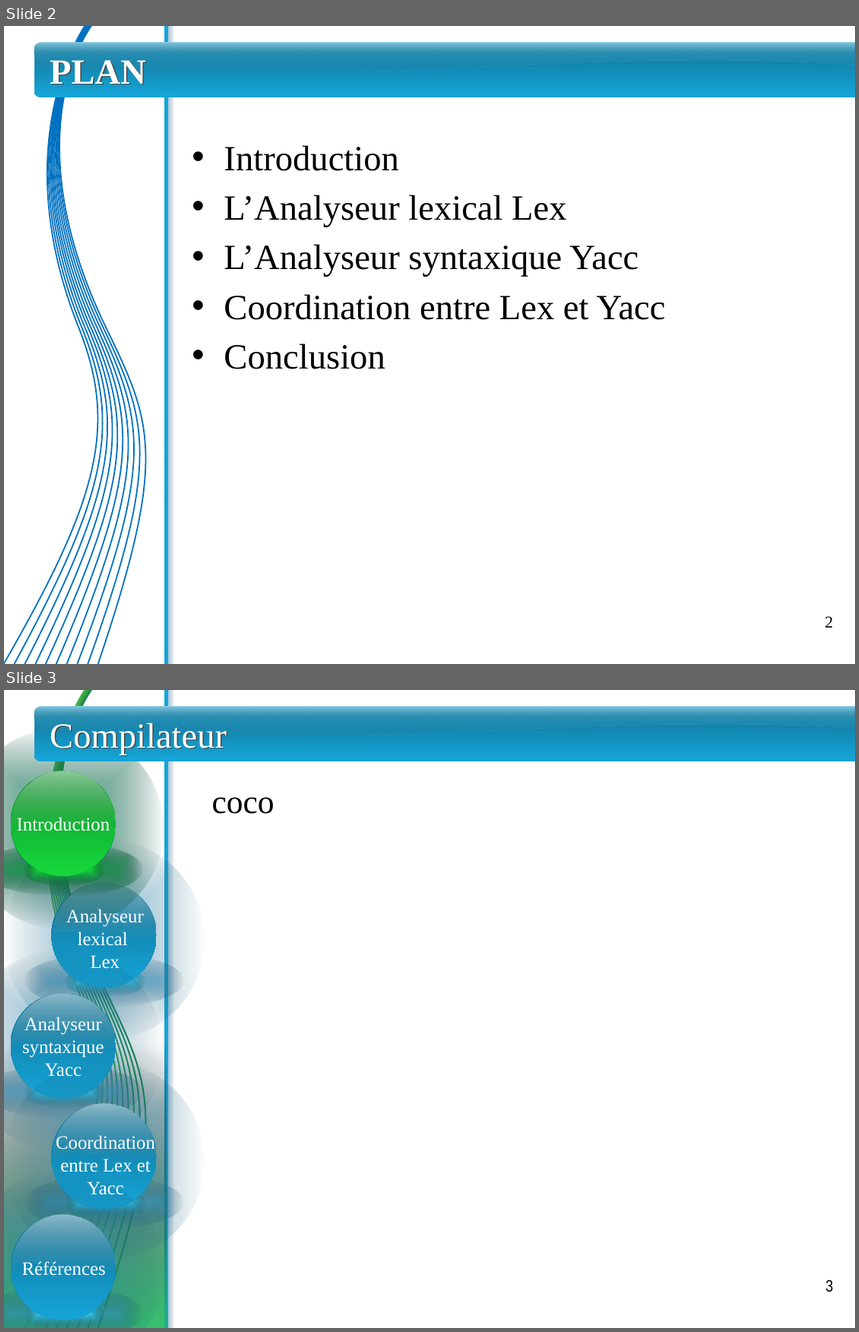
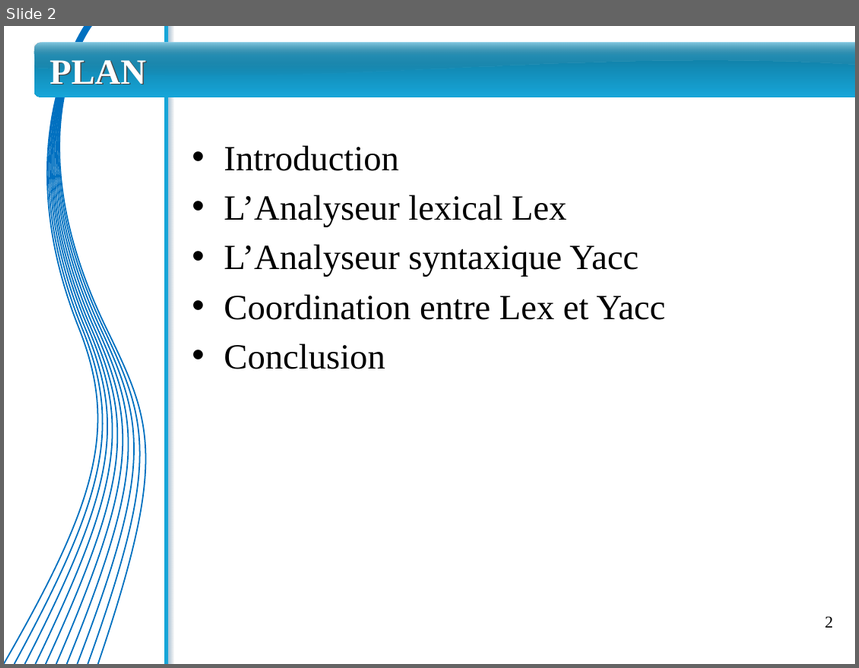
Before and after one commit to sarrabenbrahim/team-war, a slide deck: PFE/Presentation/presentation - Jaafar.pptx. Shown one above the other, each under a label of ours: slides 2 and 3 before the commit, slide 2 after it. The pictures are 859x1332 and 859x668 pixels, drawn with LibreOffice and Linux fonts; fonts in the diff are those of the drawing. Boxes give left, top, right and bottom in pixels: in the first picture for what was removed or moved away, otherwise in the second. Text is boxed around its words. In the diff, an @@ line names an element or a change of style, - is before the commit and + after.

```diff
--- a/PFE/Presentation/presentation - Jaafar.pptx
+++ b/PFE/Presentation/presentation - Jaafar.pptx
@@ slide 3 removed at (4, 690, 855, 1328), background #FFFFFF; not listed: 2 template elements that a slide beside it also shows @@
@@ group removed at (4, 690, 168, 1328): 10 freeform shapes @@
@@ group removed at (4, 690, 168, 1328): 10 freeform shapes @@
@@ freeform shape removed at (33, 706, 855, 749) @@
@@ rounded rectangle removed at (34, 706, 855, 761) @@
@@ rounded rectangle removed at (34, 706, 855, 718) @@
@@ title removed at (50, 723, 227, 755) @@
-Compilateur
@@ group removed at (4, 728, 163, 929): 4 ellipses, 1 freeform shape @@
@@ group removed at (4, 727, 163, 927): 4 ellipses, 1 freeform shape @@
@@ text removed at (212, 797, 275, 814) @@
-coco
@@ text removed at (17, 817, 110, 831) @@
-Introduction
@@ group removed at (4, 840, 204, 1040): 4 ellipses, 1 freeform shape @@
@@ text removed at (66, 909, 144, 969) @@
-Analyseur lexical
-Lex
@@ group removed at (4, 951, 163, 1151): 4 ellipses, 1 freeform shape @@
@@ text removed at (22, 1017, 104, 1077) @@
-Analyseur syntaxique Yacc
@@ rectangle removed at (4, 1043, 166, 1328) @@
@@ rectangle removed at (4, 1043, 166, 1328) @@
@@ group removed at (4, 1061, 204, 1262): 4 ellipses, 1 freeform shape @@
@@ text removed at (56, 1135, 155, 1195) @@
-Coordination entre Lex et Yacc
@@ group removed at (4, 1172, 163, 1328): 4 ellipses, 1 freeform shape @@
@@ text removed at (22, 1262, 106, 1276) @@
-Références
@@ page number removed at (826, 1280, 833, 1293) @@
-3
```
Also in this commit, not shown: 4 slides changed, 3 slides added.
